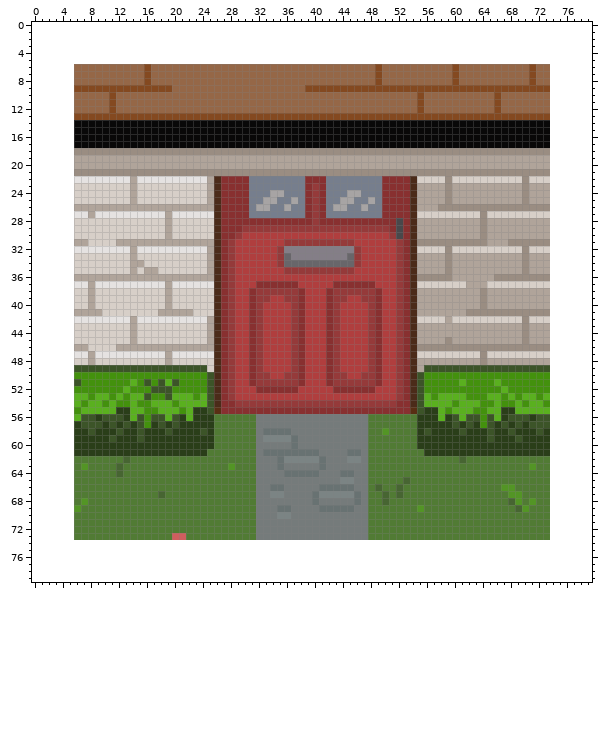
A sprite sheet gets an edit: assets/portrait_background.png. Above is the file before it was changed.
The file is 68x68 pixels. The old version is drawn lined up with the new one, on the new canvas.
Now the later version:
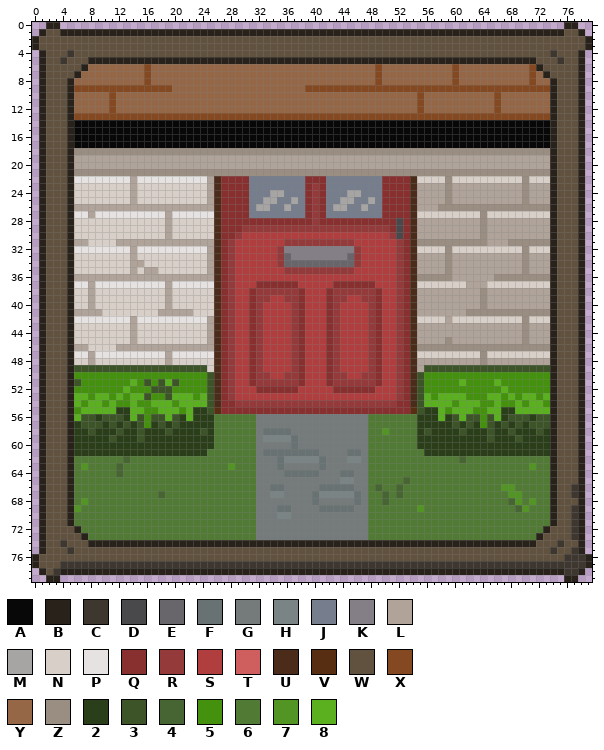
Palette (. is transparent): A #090808  B #28221b  C #3e3730  D #49484b  E #68666a  F #687272  G #757b7b  H #7b8484  J #767e8d  K #847e87  L #b0a49a  M #a7a4a4  N #d7cfc8  P #e5e2e1  Q #883030  R #953a3a  S #b03e3e  T #cf5e5e  U #4b2b19  V #582e13  W #61513f  X #844920  Y #956747  Z #9a8d82  2 #2a3e19  3 #3c5428  4 #476532  5 #43910d  6 #517b34  7 #539525  8 #5ab01f
What changed:
canvas 68x68 -> 80x80, the old top-left corner now at 6,6
The edit turns colour T into colour 6 in row 73 at x 20 to 21.
There is now colour B in row 0 at x 2 to 3 and 76 to 77; in row 1 at x 1, 4 to 75 and 78; in rows 2 to 3 at x 0 and 79; in row 4 at x 1 and 78; in row 5 at x 1, 8 to 71 and 78; in rows 6 to 7 at x 1 and 78.
There is now colour B in rows 8 to 71 at x 1, 5, 74 and 78; in rows 72 to 73 at x 1 and 78; in row 74 at x 1, 8 to 71 and 78; in row 75 at x 1 and 78; in rows 76 to 77 at x 0 and 79; in row 78 at x 1, 4 to 75 and 78.
There is now colour B in row 79 at x 2 to 3 and 76 to 77.
The edit turns colour 6 into colour B in row 72 at x 6 and 73; in row 73 at x 7 and 72.
The edit turns colour Y into colour B in row 6 at x 7 and 72; in row 7 at x 6 and 73.
There is now colour C in row 4 at x 5 and 74; in row 5 at x 4 and 75; in rows 66 to 67 at x 77; in rows 69 to 73 at x 77; in row 74 at x 4 and 75; in row 75 at x 5, 74 and 77.
There is now colour C in row 76 at x 76 to 78; in row 77 at x 4 to 78; in row 78 at x 3 and 76 to 77.
There is now colour W in row 1 at x 2 to 3 and 76 to 77; in rows 2 to 3 at x 1 to 78; in row 4 at x 2 to 4, 6 to 73 and 75 to 77; in row 5 at x 2 to 3, 5 to 7, 72 to 74 and 76 to 77; in rows 6 to 7 at x 2 to 5 and 74 to 77; in rows 8 to 65 at x 2 to 4 and 75 to 77.
There is now colour W in rows 66 to 67 at x 2 to 4 and 75 to 76; in row 68 at x 2 to 4 and 75 to 77; in rows 69 to 71 at x 2 to 4 and 75 to 76; in rows 72 to 73 at x 2 to 5 and 74 to 76; in row 74 at x 2 to 3, 5 to 7, 72 to 74 and 76 to 77; in row 75 at x 2 to 4, 6 to 73 and 75 to 76.
There is now colour W in row 76 at x 1 to 75; in row 77 at x 1 to 3; in row 78 at x 2.
The edit turns colour 6 into colour W in row 73 at x 6 and 73.
The edit turns colour Y into colour W in row 6 at x 6 and 73.
Where, in picture pixels (left, top, right, bottom), the same in both pictures:
changed: (32, 22, 592, 582)
